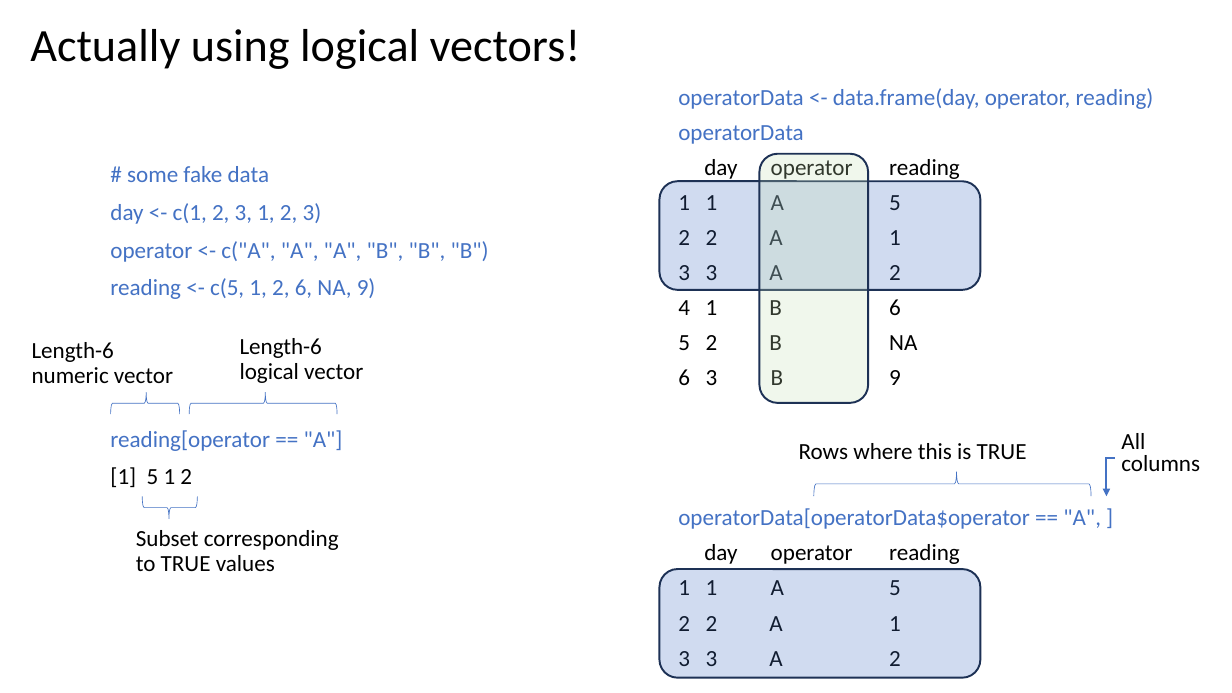
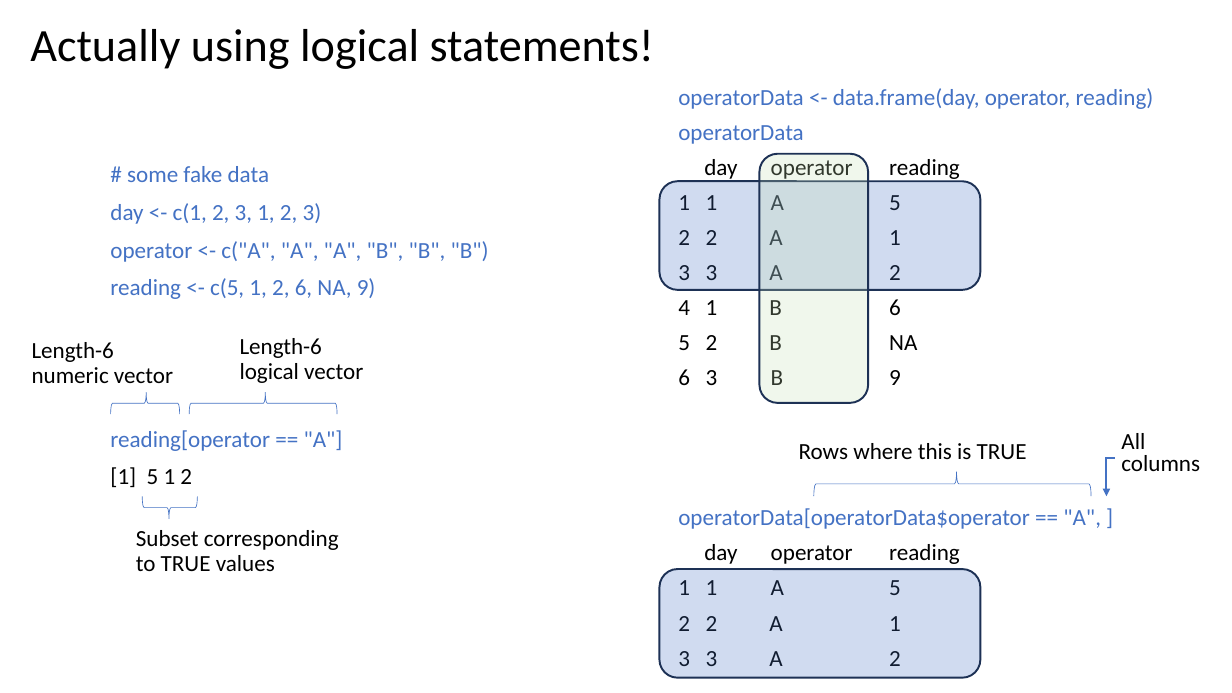
Before and after one commit to justinpriest/ADFG_R_Intro_Workshop, a slide deck: slide 22 of presentations/4 - Programming Basics 2 - Under the Hood.pptx. Drawn at 1232x693 pixels with LibreOffice and Linux fonts; fonts in the diff are those of the drawing. Boxes give left, top, right and bottom in pixels: in the first picture for what was removed or moved away, otherwise in the second. Text is boxed around its words. In the diff, an @@ line names an element or a change of style, - is before the commit and + after.

```diff
--- a/presentations/4 - Programming Basics 2 - Under the Hood.pptx
+++ b/presentations/4 - Programming Basics 2 - Under the Hood.pptx
@@ title at (x1=30, y1=29, x2=654, y2=69): text changed @@
-Actually using logical vectors!
+Actually using logical statements!
```
Also in this commit, not shown: 6 other slides changed, 1 slide removed, 1 other file.
